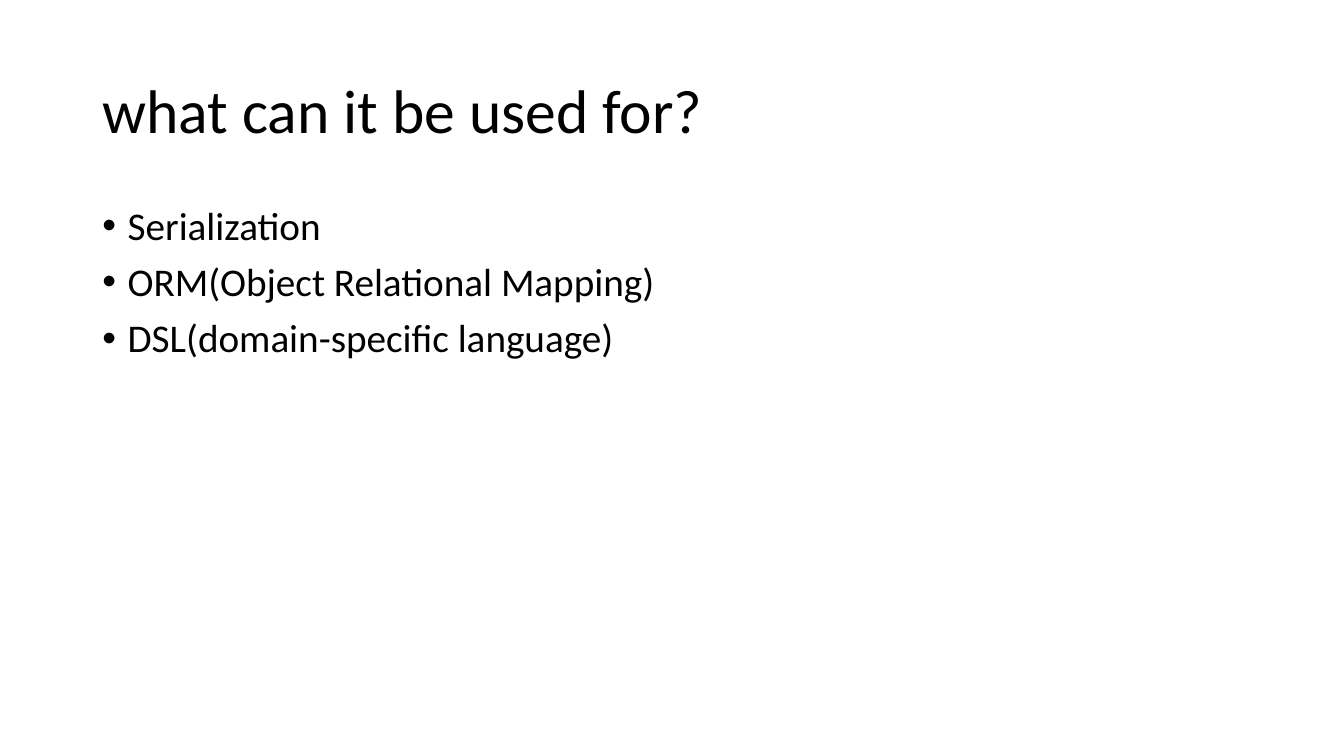
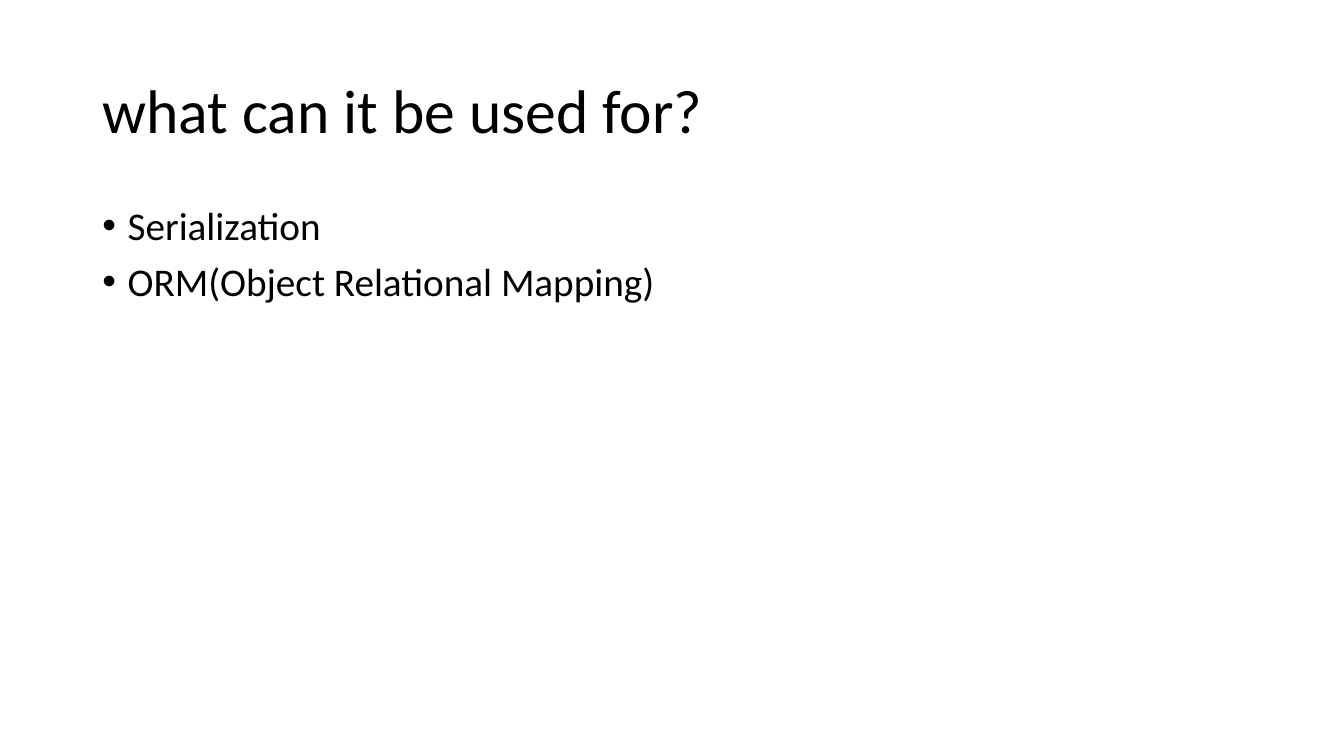
Before and after one commit to qicosmos/cppcon2017, a slide deck: slide 11 of cppcon2017.pptx. Drawn at 1344x756 pixels with LibreOffice and Linux fonts; fonts in the diff are those of the drawing. Boxes give left, top, right and bottom in pixels: in the first picture for what was removed or moved away, otherwise in the second. Text is boxed around its words. In the diff, an @@ line names an element or a change of style, - is before the commit and + after.

```diff
--- a/cppcon2017.pptx
+++ b/cppcon2017.pptx
@@ text at (128,323,614,359): paragraph removed @@
-• DSL(domain-specific language)
```
Also in this commit, not shown: 5 other slides changed, 1 slide added, 1 slide removed.
